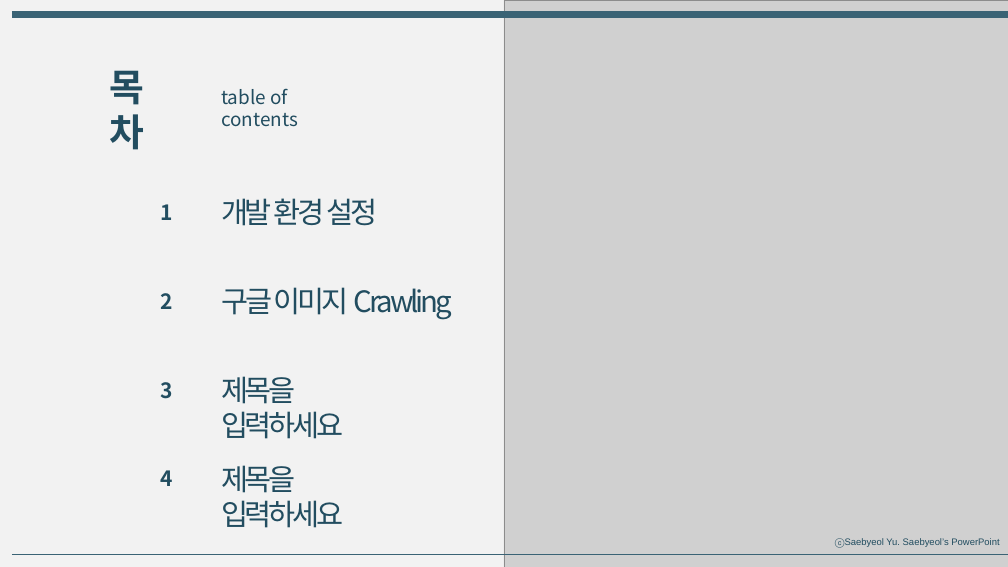
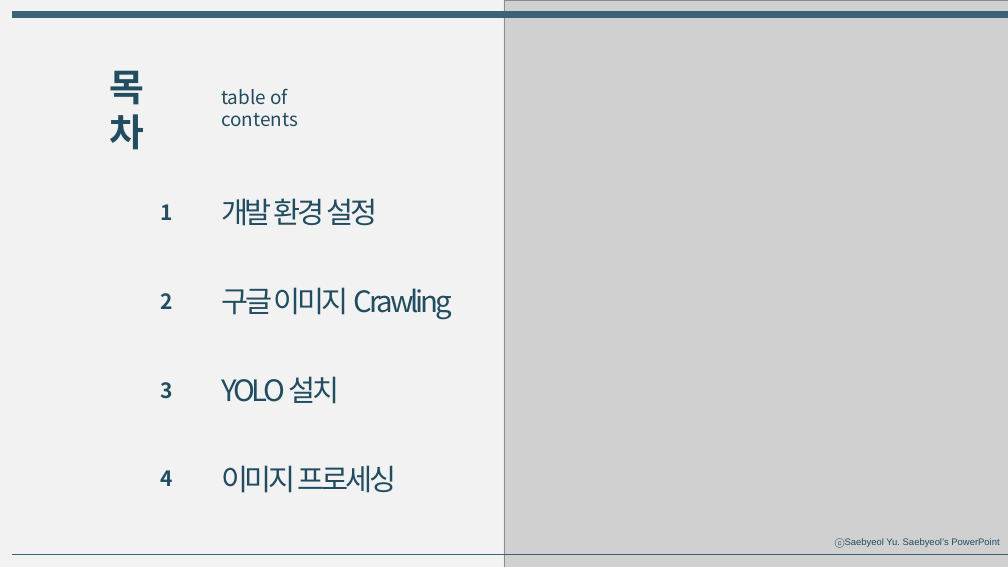
Before and after one commit to Busik-Kang/Busik-Kang.github.io, a slide deck: slide 2 of changwon/2022-2/datamining/발표 자료/(DataMining)20229350 강부식.pptx. Drawn at 1008x567 pixels with LibreOffice and Linux fonts; fonts in the diff are those of the drawing; grey boxes stand for pictures. Boxes give left, top, right and bottom in pixels: in the first picture for what was removed or moved away, otherwise in the second. Text is boxed around its words. In the diff, an @@ line names an element or a change of style, - is before the commit and + after.

```diff
--- a/changwon/2022-2/datamining/발표 자료/(DataMining)20229350 강부식.pptx
+++ b/changwon/2022-2/datamining/발표 자료/(DataMining)20229350 강부식.pptx
@@ text at (x1=221, y1=376, x2=340, y2=404): text changed @@
-제목을 입력하세요
+YOLO 설치
@@ text at (x1=221, y1=465, x2=397, y2=493): text changed @@
-제목을 입력하세요
+이미지 프로세싱
```
Also in this commit, not shown: 12 slides added, 4 slides removed, 7 other files.
